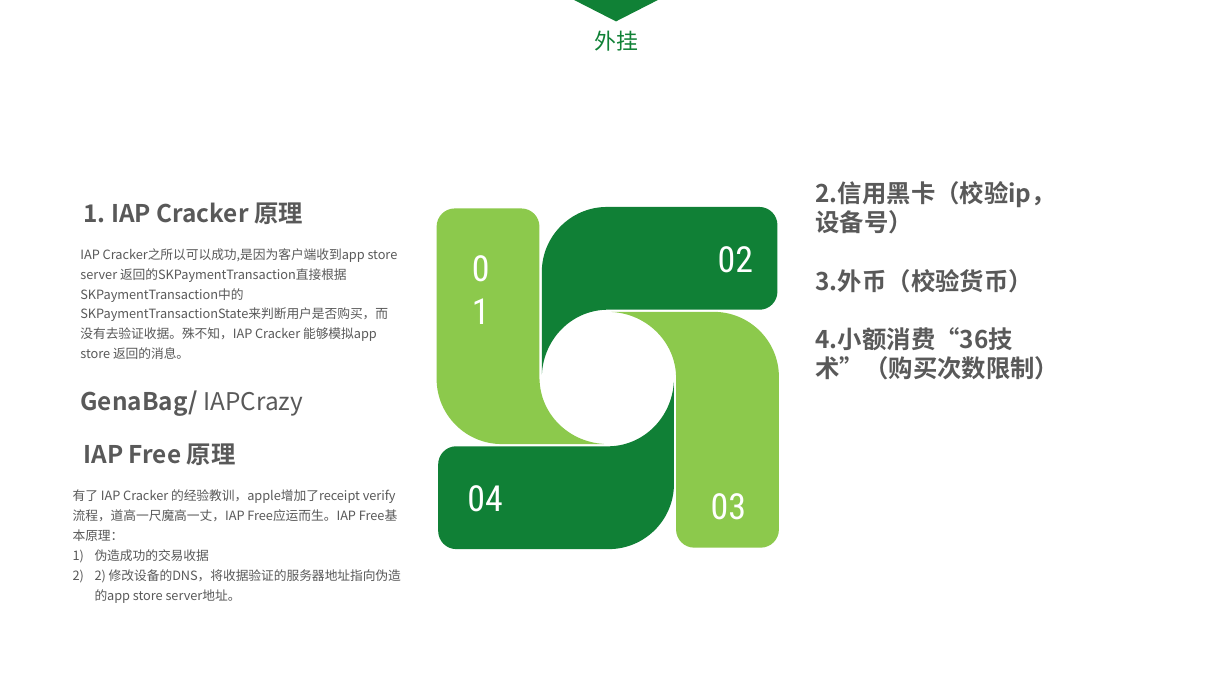
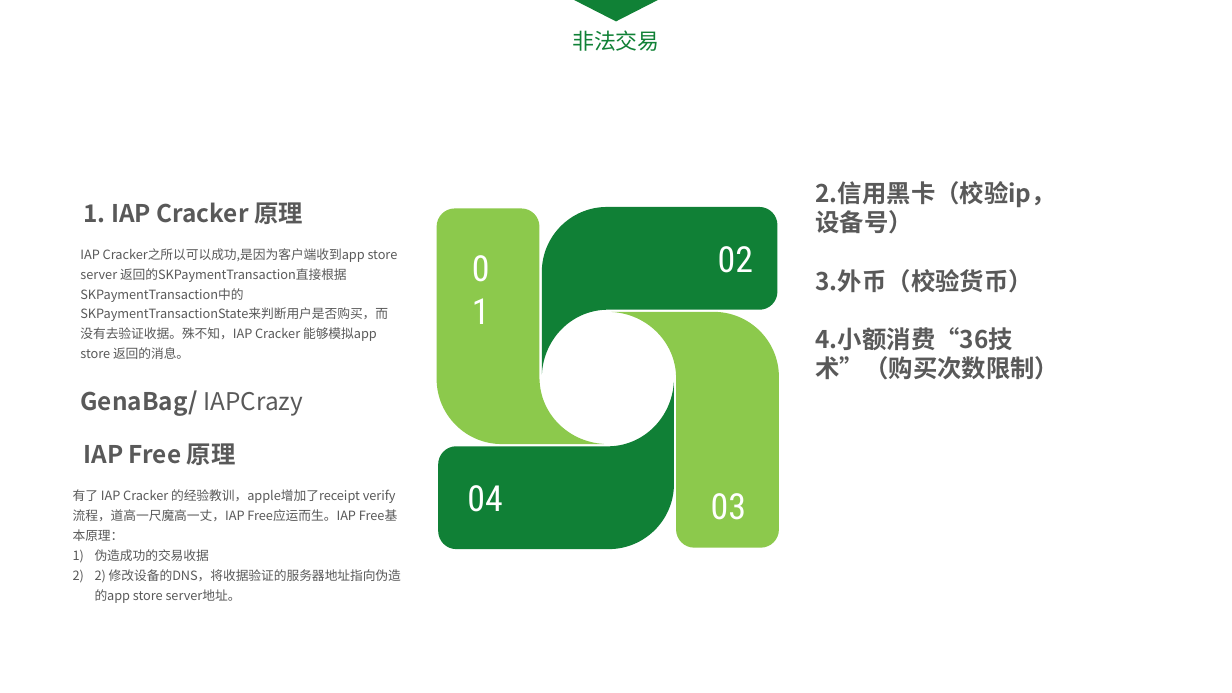
Before and after one commit to qiyer/ApplePayDemo, a slide deck: slide 11 of Pay_PPT/Apple_Pay.pptx. Drawn at 1232x693 pixels with LibreOffice and Linux fonts; fonts in the diff are those of the drawing. Boxes give left, top, right and bottom in pixels: in the first picture for what was removed or moved away, otherwise in the second. Text is boxed around its words. In the diff, an @@ line names an element or a change of style, - is before the commit and + after.

```diff
--- a/Pay_PPT/Apple_Pay.pptx
+++ b/Pay_PPT/Apple_Pay.pptx
@@ text at bbox=[572, 30, 660, 51]: text changed @@
-外挂
+非法交易
```
Also in this commit, not shown: 3 other slides changed, 5 slides added, 2 other files.
